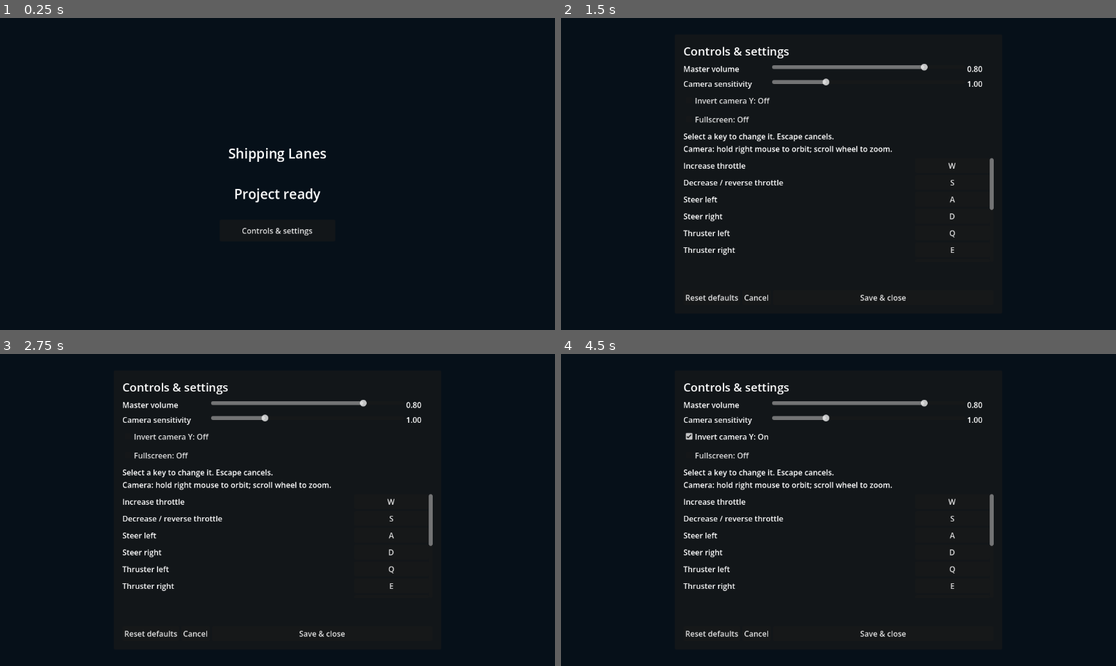
Above: before the commit, frames 1-4 (two rows, left to right).
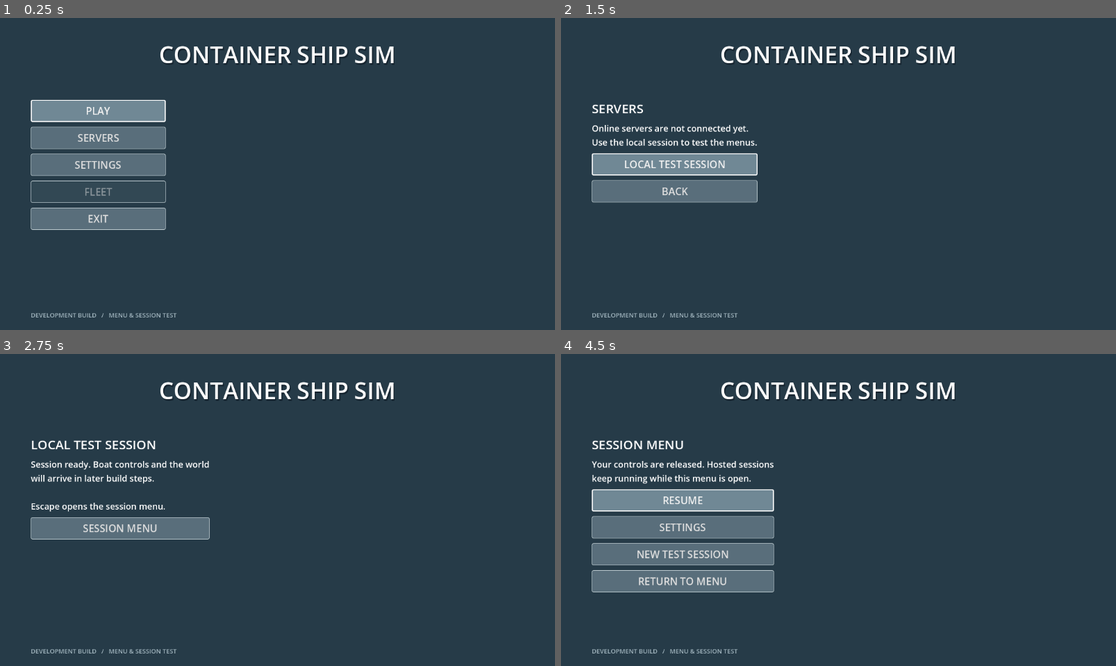
Above: after the commit, the same moments.

Repository: andymarkviera/Shipping-Lanes
Game: Godot game, scene res://features/main/main.tscn
Two runs of this game, one before a commit and one after it. Both use one fixed random seed, a clock stepped at 60 frames per second and the inputs below.
Inputs (mouse positions are in pixels of both pictures, inside the frame that each line leads up to):
- Up to frame 1 (0.25 s): no input
- Up to frame 2 (1.5 s): click (838, 230) at 0.5 s, where only the run before the commit has a clickable "Controls & settings"; click (660, 136) at 1.25 s, where only the run after the commit has a clickable "SERVERS"
- Up to frame 3 (2.75 s): click (111, 500) at 2 s, where only the run after the commit has a clickable "LOCAL TEST SESSION"
- Up to frame 4 (4.5 s): click (683, 528) at 2.75 s, where only the run after the commit has a clickable "SESSION MENU"; click (683, 500) at 3.5 s, where only the run after the commit has a clickable "RESUME"; click "Invert camera Y: Off" (after the commit: "SESSION MENU") at 4.25 s

The runs differ from the first frame. In frame 1, 100% of the frame differs, in the area x 0-100%, y 0-100%; in frame 2, 99%; in frame 3, 99%; in frame 4, 100%.

Commit message:
Add title menu and isolated application session flow

Diff:
--- a/features/main/main.gd
+++ b/features/main/main.gd
@@ -1,21 +1,114 @@
 extends Node
-## Entry point for the project's separate world and interface scenes.
+## Application owns local navigation; it never pauses the shared SceneTree.
+enum State { BOOT, TITLE, SERVERS, PLAYING, PAUSED, SETTINGS }
+const Session = preload("res://features/main/test_session.gd")
+var state: State = State.BOOT
+var settings_return: State = State.TITLE
+var session: TestSession
+var continuation: Dictionary = {}
+var orbit_captured: bool = false
+@onready var controls: PlayerControls = $Controls
+@onready var menu: ApplicationMenu = $UI/Menu
 
 func _ready() -> void:
 	if DisplayServer.get_name() != "headless":
 		DisplayServer.window_set_min_size(Vector2i(960, 640))
-	$UI/StartupScreen/SettingsButton.pressed.connect(open_settings)
-	$UI/Settings.closed.connect(func() -> void: $UI/StartupScreen.show())
-	$Controls.command_requested.connect(func(action: StringName) -> void:
+		DisplayServer.window_set_title("Container Ship Sim")
+	menu.selected.connect(navigate)
+	$UI/Settings.closed.connect(func() -> void: transition(settings_return))
+	controls.command_requested.connect(func(action: StringName) -> void:
 		if action == &"pause":
-			open_settings())
+			pause_session())
+	transition(State.TITLE)
 	print("Shipping Lanes: Main scene loaded successfully.")
 
+func navigate(action: String) -> void:
+	match action:
+		"play": start_session()
+		"continue": continue_session()
+		"servers": transition(State.SERVERS)
+		"settings": open_settings()
+		"pause": pause_session()
+		"resume": transition(State.PLAYING)
+		"title": return_to_title()
+		"exit": get_tree().quit()
+
+func start_session(hosted: bool = true, snapshot: Dictionary = {}) -> void:
+	destroy_session()
+	session = Session.new()
+	session.name = "TestSession"
+	session.hosted = hosted
+	session.elapsed = float(snapshot.get("elapsed", 0.0))
+	$World.add_child(session)
+	continuation = {}
+	transition(State.PLAYING)
+
+func destroy_session() -> void:
+	if is_instance_valid(session):
+		$World.remove_child(session)
+		session.queue_free()
+	session = null
+
+func continue_session() -> void:
+	if continuation.is_empty():
+		return
+	start_session(bool(continuation.hosted), continuation.duplicate(true))
+
+func return_to_title() -> void:
+	if is_instance_valid(session):
+		continuation = session.snapshot()
+	destroy_session()
+	transition(State.TITLE)
+
+func pause_session() -> void:
+	if state == State.PLAYING:
+		transition(State.PAUSED)
+
 func open_settings() -> void:
-	$UI/StartupScreen.hide()
-	$UI/Settings.open($Controls)
+	if state == State.SETTINGS:
+		return
+	settings_return = State.PAUSED if is_instance_valid(session) else state
+	transition(State.SETTINGS)
+	$UI/Settings.open(controls)
+
+func transition(next: State) -> void:
+	if next == State.PLAYING and not is_instance_valid(session):
+		return
+	release_capture()
+	var focused: Control = get_viewport().gui_get_focus_owner()
+	if focused != null:
+		focused.release_focus()
+	state = next
+	controls.set_ship_context(state == State.PLAYING)
+	controls.set_menu_open(state != State.PLAYING)
+	if is_instance_valid(session):
+		session.locally_paused = state != State.PLAYING
+	$UI/Settings.hide()
+	var pages: Dictionary = {State.TITLE: "title", State.SERVERS: "servers", State.PLAYING: "playing", State.PAUSED: "paused"}
+	menu.show_page(pages.get(state, ""), not continuation.is_empty())
+
+func release_capture() -> void:
+	orbit_captured = false
+	Input.mouse_mode = Input.MOUSE_MODE_VISIBLE
+
+func _notification(what: int) -> void:
+	if what == NOTIFICATION_APPLICATION_FOCUS_OUT and is_node_ready():
+		release_capture()
+		pause_session()
+
+func _input(event: InputEvent) -> void:
+	if event is InputEventMouseButton and event.button_index == MOUSE_BUTTON_RIGHT:
+		if not event.pressed:
+			release_capture()
+		elif state == State.PLAYING and controls.input_allowed():
+			orbit_captured = true
+			Input.mouse_mode = Input.MOUSE_MODE_CAPTURED
 
 func _unhandled_input(event: InputEvent) -> void:
-	if event.is_action_pressed("pause") and not event.is_echo():
-		open_settings()
-		get_viewport().set_input_as_handled()
+	if not event.is_action_pressed("pause") or event.is_echo():
+		return
+	match state:
+		State.PLAYING: pause_session()
+		State.PAUSED: transition(State.PLAYING)
+		State.SERVERS: return_to_title()
+	get_viewport().set_input_as_handled()
--- /dev/null
+++ b/features/main/test_session.gd
@@ -0,0 +1,13 @@
+class_name TestSession
+extends Node
+## Disposable flow fixture, not a world clock or network implementation.
+var hosted: bool = true
+var locally_paused: bool = false
+var elapsed: float = 0.0
+
+func _process(delta: float) -> void:
+	if hosted or not locally_paused:
+		elapsed += delta
+
+func snapshot() -> Dictionary:
+	return {"hosted": hosted, "elapsed": elapsed}
--- /dev/null
+++ b/features/ui/application_menu.gd
@@ -0,0 +1,99 @@
+class_name ApplicationMenu
+extends Control
+
+signal selected(action: String)
+var pages: Dictionary = {}
+var first_buttons: Dictionary = {}
+var continue_button: Button
+
+func _ready() -> void:
+	set_anchors_and_offsets_preset(Control.PRESET_FULL_RECT)
+	mouse_filter = Control.MOUSE_FILTER_IGNORE
+	var background: ColorRect = ColorRect.new()
+	background.color = Color("263b48")
+	background.set_anchors_and_offsets_preset(Control.PRESET_FULL_RECT)
+	background.mouse_filter = Control.MOUSE_FILTER_IGNORE
+	add_child(background)
+	var title: Label = Label.new()
+	title.text = "CONTAINER SHIP SIM"
+	title.horizontal_alignment = HORIZONTAL_ALIGNMENT_CENTER
+	title.set_anchors_and_offsets_preset(Control.PRESET_TOP_WIDE)
+	title.offset_top = 42
+	title.add_theme_font_size_override("font_size", 48)
+	title.add_theme_color_override("font_shadow_color", Color("15232e"))
+	title.add_theme_constant_override("shadow_offset_x", 2)
+	title.add_theme_constant_override("shadow_offset_y", 3)
+	add_child(title)
+	var footer: Label = Label.new()
+	footer.text = "DEVELOPMENT BUILD   /   MENU & SESSION TEST"
+	footer.add_theme_font_size_override("font_size", 13)
+	footer.modulate = Color("a5b9c2")
+	footer.set_anchors_and_offsets_preset(Control.PRESET_BOTTOM_LEFT)
+	footer.position = Vector2(64, -40)
+	add_child(footer)
+	var home: VBoxContainer = page("title")
+	button(home, "PLAY", "play")
+	continue_button = button(home, "CONTINUE TEST SESSION", "continue")
+	button(home, "SERVERS", "servers")
+	button(home, "SETTINGS", "settings")
+	var fleet: Button = button(home, "FLEET", "fleet")
+	fleet.disabled = true
+	fleet.tooltip_text = "Fleet management will arrive in a later step."
+	button(home, "EXIT", "exit")
+	var servers: VBoxContainer = page("servers")
+	label(servers, "SERVERS", 26)
+	label(servers, "Online servers are not connected yet.\nUse the local session to test the menus.", 18)
+	button(servers, "LOCAL TEST SESSION", "play")
+	button(servers, "BACK", "title")
+	var playing: VBoxContainer = page("playing")
+	label(playing, "LOCAL TEST SESSION", 26)
+	label(playing, "Session ready. Boat controls and the world\nwill arrive in later build steps.\n\nEscape opens the session menu.", 18)
+	button(playing, "SESSION MENU", "pause")
+	var paused: VBoxContainer = page("paused")
+	label(paused, "SESSION MENU", 26)
+	label(paused, "Your controls are released. Hosted sessions\nkeep running while this menu is open.", 18)
+	button(paused, "RESUME", "resume")
+	button(paused, "SETTINGS", "settings")
+	button(paused, "NEW TEST SESSION", "play")
+	button(paused, "RETURN TO MENU", "title")
+
+func page(id: String) -> VBoxContainer:
+	var column: VBoxContainer = VBoxContainer.new()
+	column.position = Vector2(64, 170)
+	column.add_theme_constant_override("separation", 10)
+	add_child(column)
+	pages[id] = column
+	return column
+
+func label(parent: Control, text: String, size: int) -> void:
+	var item: Label = Label.new()
+	item.text = text
+	item.add_theme_font_size_override("font_size", size)
+	parent.add_child(item)
+
+func button(parent: Control, text: String, action: String) -> Button:
+	var item: Button = Button.new()
+	item.text = text
+	item.custom_minimum_size = Vector2(280, 46)
+	item.add_theme_font_size_override("font_size", 21)
+	for state: String in ["normal", "hover", "pressed", "focus", "disabled"]:
+		var style: StyleBoxFlat = StyleBoxFlat.new()
+		style.bg_color = Color("596e7b") if state == "normal" else Color("708895")
+		if state == "disabled":
+			style.bg_color = Color("324854")
+		style.border_color = Color("c3d0d5") if state != "focus" else Color("ffffff")
+		style.set_border_width_all(2 if state == "focus" else 1)
+		style.set_corner_radius_all(3)
+		item.add_theme_stylebox_override(state, style)
+	item.pressed.connect(func() -> void: selected.emit(action))
+	parent.add_child(item)
+	if not first_buttons.has(parent):
+		first_buttons[parent] = item
+	return item
+
+func show_page(id: String, can_continue: bool) -> void:
+	continue_button.visible = can_continue
+	for key: String in pages:
+		pages[key].visible = key == id
+	if pages.has(id) and id != "playing":
+		first_buttons[pages[id]].grab_focus()
--- a/features/ui/startup_ui.tscn
+++ b/features/ui/startup_ui.tscn
@@ -1,36 +1,14 @@
-[gd_scene format=3]
+[gd_scene load_steps=2 format=3]
+
+[ext_resource type="Script" path="res://features/ui/application_menu.gd" id="1"]
 
 [node name="UI" type="CanvasLayer"]
 
-[node name="StartupScreen" type="Control" parent="."]
+[node name="Menu" type="Control" parent="."]
 layout_mode = 3
 anchors_preset = 15
 anchor_right = 1.0
 anchor_bottom = 1.0
 grow_horizontal = 2
 grow_vertical = 2
-mouse_filter = 2
-
-[node name="Message" type="Label" parent="StartupScreen"]
-layout_mode = 1
-anchors_preset = 15
-anchor_right = 1.0
-anchor_bottom = 1.0
-grow_horizontal = 2
-grow_vertical = 2
-theme_override_font_sizes/font_size = 28
-text = "Shipping Lanes\n\nProject ready"
-horizontal_alignment = 1
-vertical_alignment = 1
-
-[node name="SettingsButton" type="Button" parent="StartupScreen"]
-layout_mode = 0
-anchor_left = 0.5
-anchor_top = 0.5
-anchor_right = 0.5
-anchor_bottom = 0.5
-offset_left = -120.0
-offset_top = 95.0
-offset_right = 120.0
-offset_bottom = 140.0
-text = "Controls & settings"
+script = ExtResource("1")
--- /dev/null
+++ b/tools/check_flow.gd
@@ -0,0 +1,77 @@
+extends SceneTree
+var failures: int = 0
+
+func check(condition: bool, message: String) -> void:
+	if not condition:
+		failures += 1
+		push_error(message)
+
+func _initialize() -> void:
+	run.call_deferred()
+
+func run() -> void:
+	var app = load("res://features/main/main.tscn").instantiate()
+	root.add_child(app)
+	await process_frame
+	check(app.state == app.State.TITLE, "Boot must reach title")
+	var ui_count: int = app.get_node("UI").get_child_count()
+	var preferences: Dictionary = app.controls.preferences.to_data()
+	for cycle: int in range(12):
+		app.start_session()
+		await process_frame
+		check(app.get_node("World").get_child_count() == 1, "One active session")
+		app.session.elapsed = 15.0 + cycle
+		app.return_to_title()
+		check(app.get_node("World").get_child_count() == 0, "Title tears down session")
+		check(app.menu.continue_button.visible, "Continue visible with snapshot")
+		app.continue_session()
+		check(app.session.elapsed == 15.0 + cycle, "Continue restores in-memory snapshot")
+		app.start_session()
+		check(app.session.elapsed == 0.0, "New session resets gameplay")
+		check(app.controls.preferences.to_data() == preferences, "Gameplay reset preserves settings")
+		check(app.get_node("UI").get_child_count() == ui_count, "No duplicate UI")
+		app.return_to_title()
+		await process_frame
+	app.start_session(true)
+	app.pause_session()
+	var before: float = app.session.elapsed
+	await create_timer(0.05).timeout
+	check(app.session.elapsed > before, "Hosted policy keeps session running")
+	check(not paused and not app.controls.input_allowed(), "Local menu cannot pause tree or send helm input")
+	app.open_settings()
+	app.get_node("UI/Settings").close()
+	check(app.state == app.State.PAUSED, "Settings returns to pause")
+	app.start_session(false)
+	app.pause_session()
+	before = app.session.elapsed
+	await create_timer(0.05).timeout
+	check(app.session.elapsed == before, "Offline fixture pauses locally")
+	app.transition(app.State.PLAYING)
+	await process_frame
+	await process_frame
+	var mouse: InputEventMouseButton = InputEventMouseButton.new()
+	mouse.button_index = MOUSE_BUTTON_RIGHT
+	mouse.pressed = true
+	app._input(mouse)
+	check(app.orbit_captured, "Fresh orbit press captures")
+	app._notification(Node.NOTIFICATION_APPLICATION_FOCUS_OUT)
+	check(app.state == app.State.PAUSED and not app.orbit_captured, "Focus loss pauses local input and releases mouse")
+	app._notification(Node.NOTIFICATION_APPLICATION_FOCUS_IN)
+	check(app.state == app.State.PAUSED, "Focus return requires explicit resume")
+	var escape: InputEventKey = InputEventKey.new()
+	escape.physical_keycode = KEY_ESCAPE
+	escape.pressed = true
+	app._unhandled_input(escape)
+	check(app.state == app.State.PLAYING, "Escape resumes paused session")
+	app.return_to_title()
+	app.navigate("servers")
+	app.open_settings()
+	app.get_node("UI/Settings").close()
+	check(app.state == app.State.SERVERS, "Settings preserves originating menu")
+	app._unhandled_input(escape)
+	check(app.state == app.State.TITLE, "Escape returns from servers")
+	check(root.gui_get_focus_owner() != null, "Menus have keyboard focus")
+	app.queue_free()
+	await process_frame
+	print("Application flow checks: %s" % ("PASS" if failures == 0 else "FAIL"))
+	quit(0 if failures == 0 else 1)
Not shown, changed: export_presets.cfg
Not shown, added: features/main/test_session.gd.uid
Not shown, added: features/ui/application_menu.gd.uid
Not shown, added: tools/check_flow.gd.uid
Not shown, added: APPLICATION_FLOW.md
Not shown, changed: CONTROLS.md
Not shown, changed: DECISIONS.md
Not shown, changed: EXPORT.md
Not shown, changed: GAME_SPEC.md
Not shown, changed: PROGRESS.md
Not shown, changed: UNCERTAINTIES.md
Not shown, changed: tools/Godot.ps1
